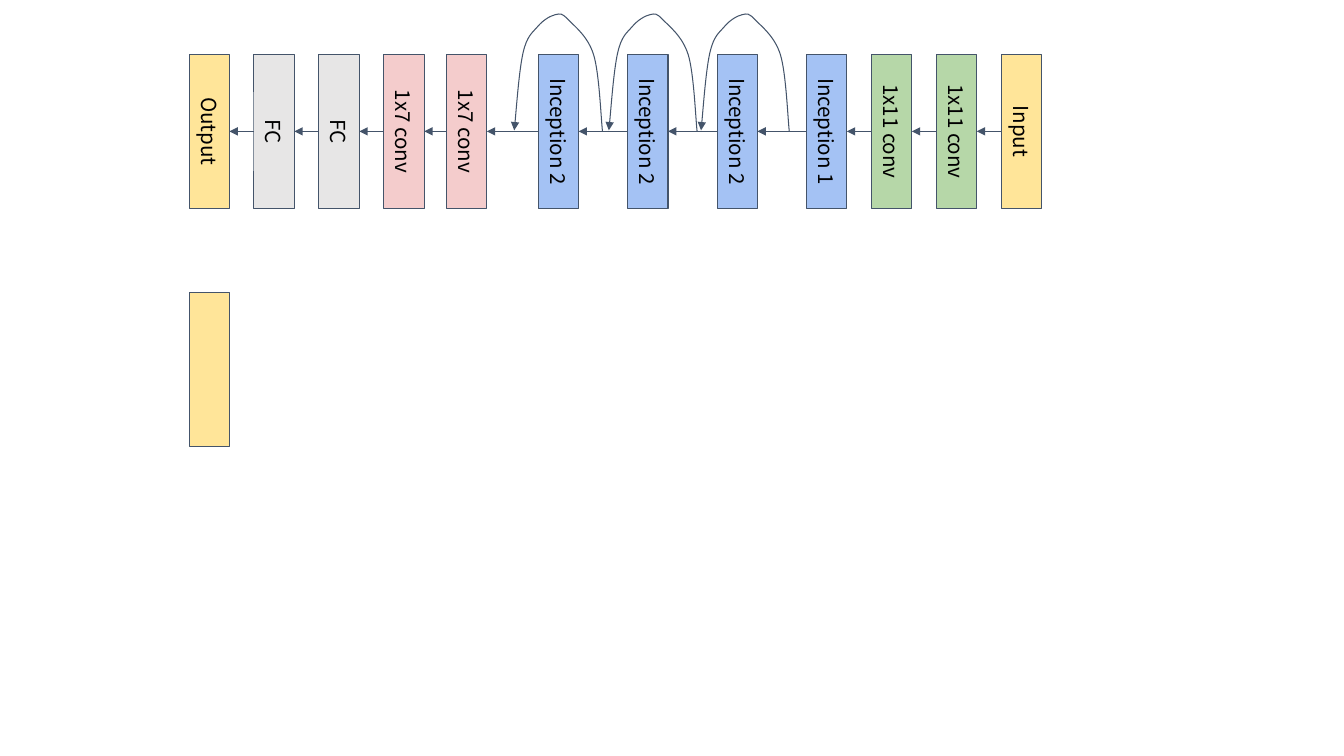
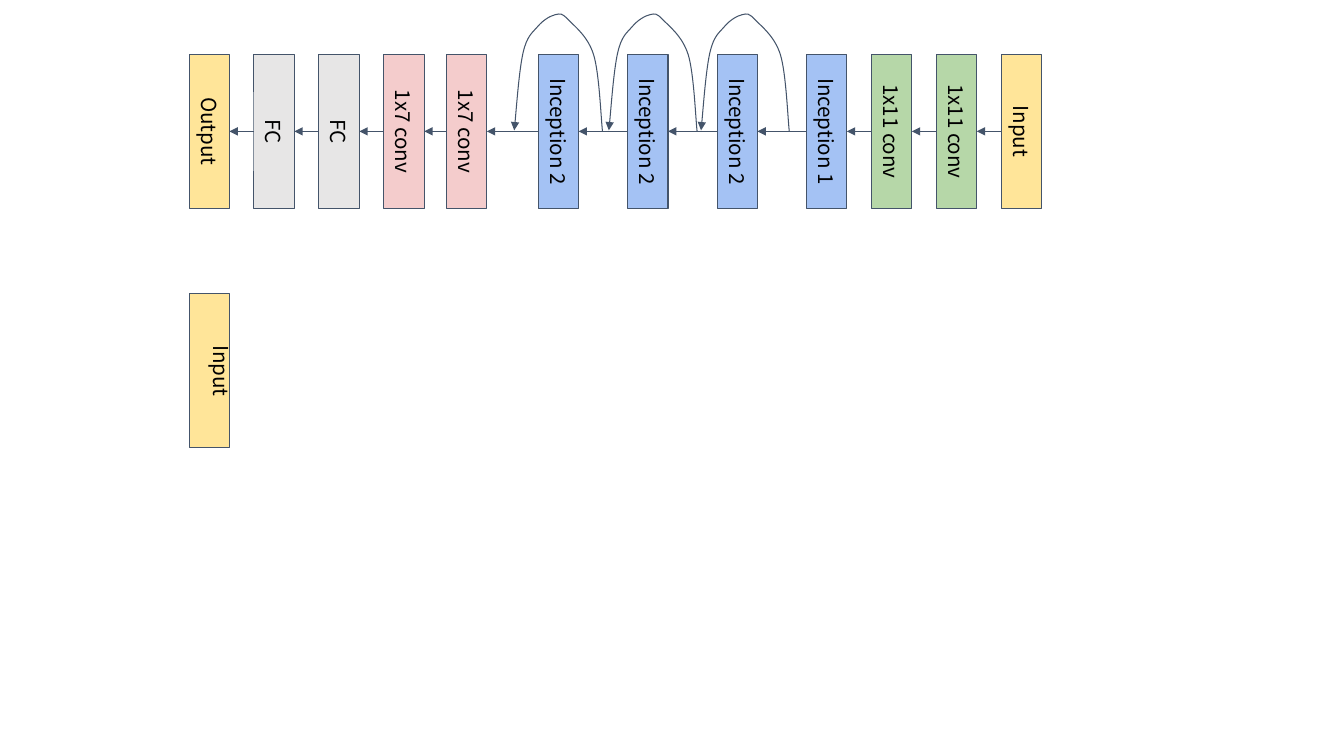
Before and after one commit to maskjoer/my-deep-learning-notes, a slide deck: slide 4 of My_papers/演示文稿1.pptx. Drawn at 1344x756 pixels with LibreOffice and Linux fonts; fonts in the diff are those of the drawing. Boxes give left, top, right and bottom in pixels: in the first picture for what was removed or moved away, otherwise in the second. Text is boxed around its words. In the diff, an @@ line names an element or a change of style, - is before the commit and + after.

```diff
--- a/My_papers/演示文稿1.pptx
+++ b/My_papers/演示文稿1.pptx
@@ text in rectangle at [207, 350, 237, 395]: text added @@
+Input
```
Also in this commit, not shown: 4 other files.
